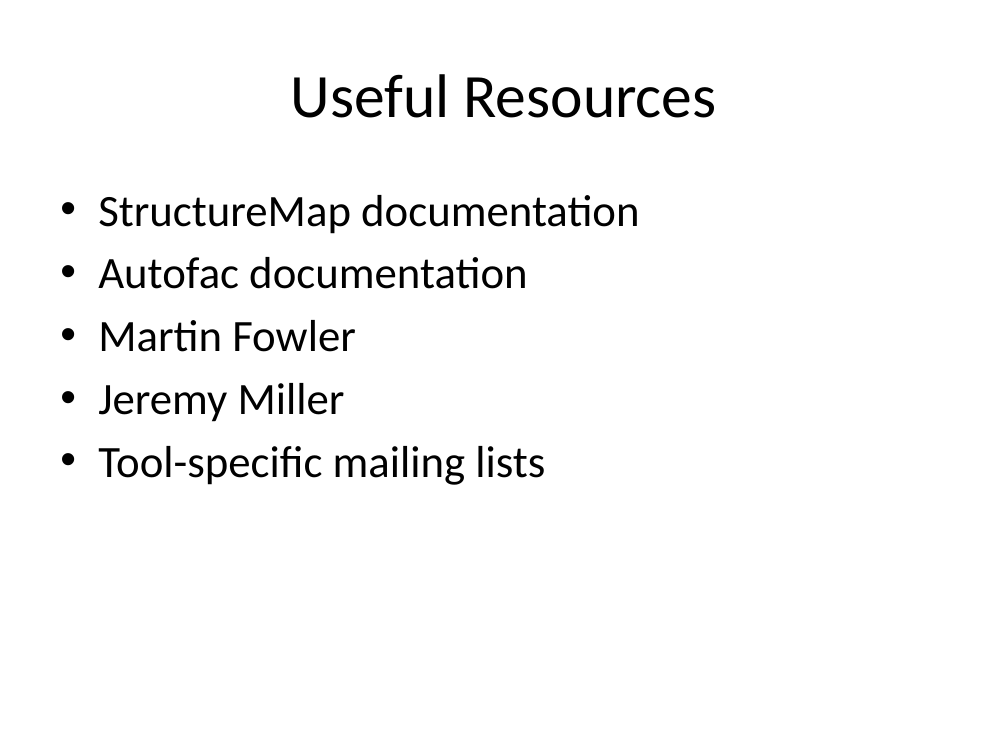
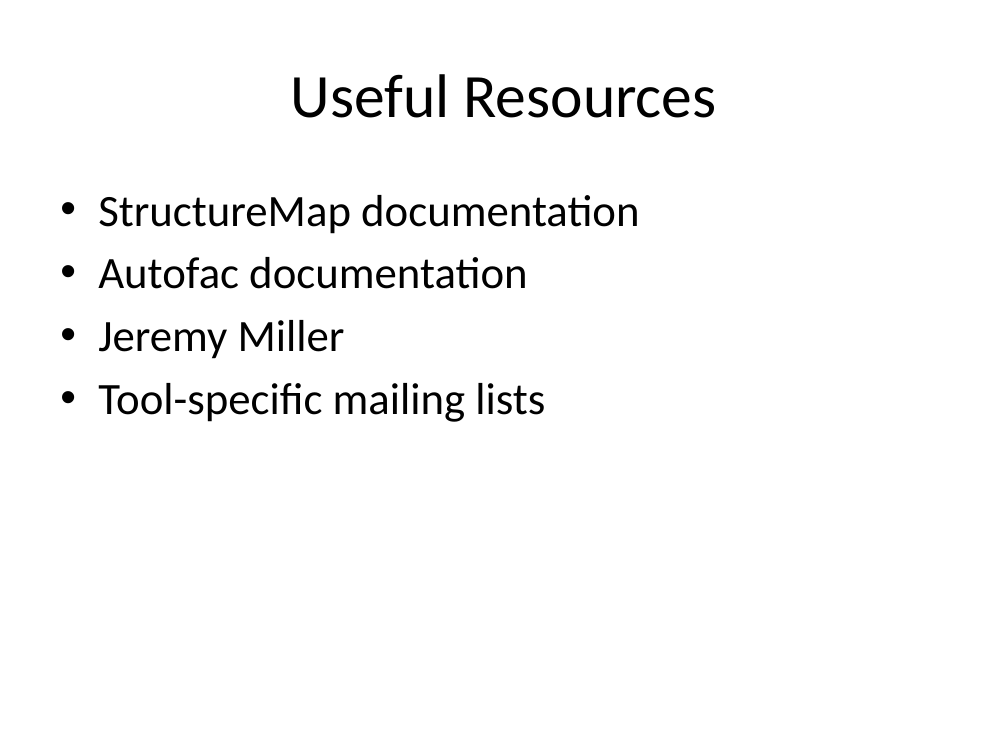
Before and after one commit to calebjenkins/Practical-IOC, a slide deck: slide 23 of Practical Inversion Of Control.pptx. Drawn at 1008x756 pixels with LibreOffice and Linux fonts; fonts in the diff are those of the drawing. Boxes give left, top, right and bottom in pixels: in the first picture for what was removed or moved away, otherwise in the second. Text is boxed around its words. In the diff, an @@ line names an element or a change of style, - is before the commit and + after.

```diff
--- a/Practical Inversion Of Control.pptx
+++ b/Practical Inversion Of Control.pptx
@@ text at (x1=98, y1=320, x2=356, y2=352): paragraph removed @@
-• Martin Fowler
```
Also in this commit, not shown: 1 other slide changed, 1 slide added, 1 slide removed.
